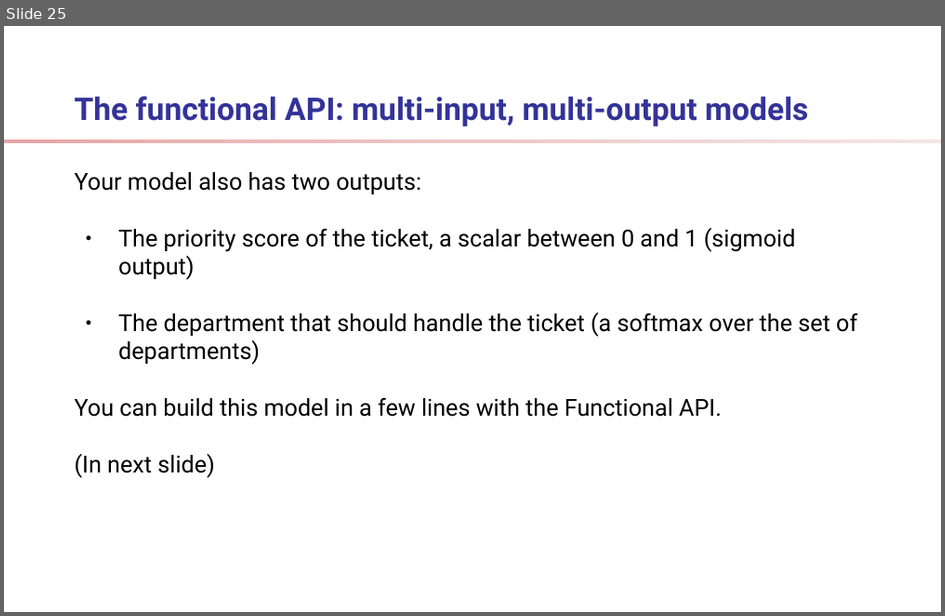
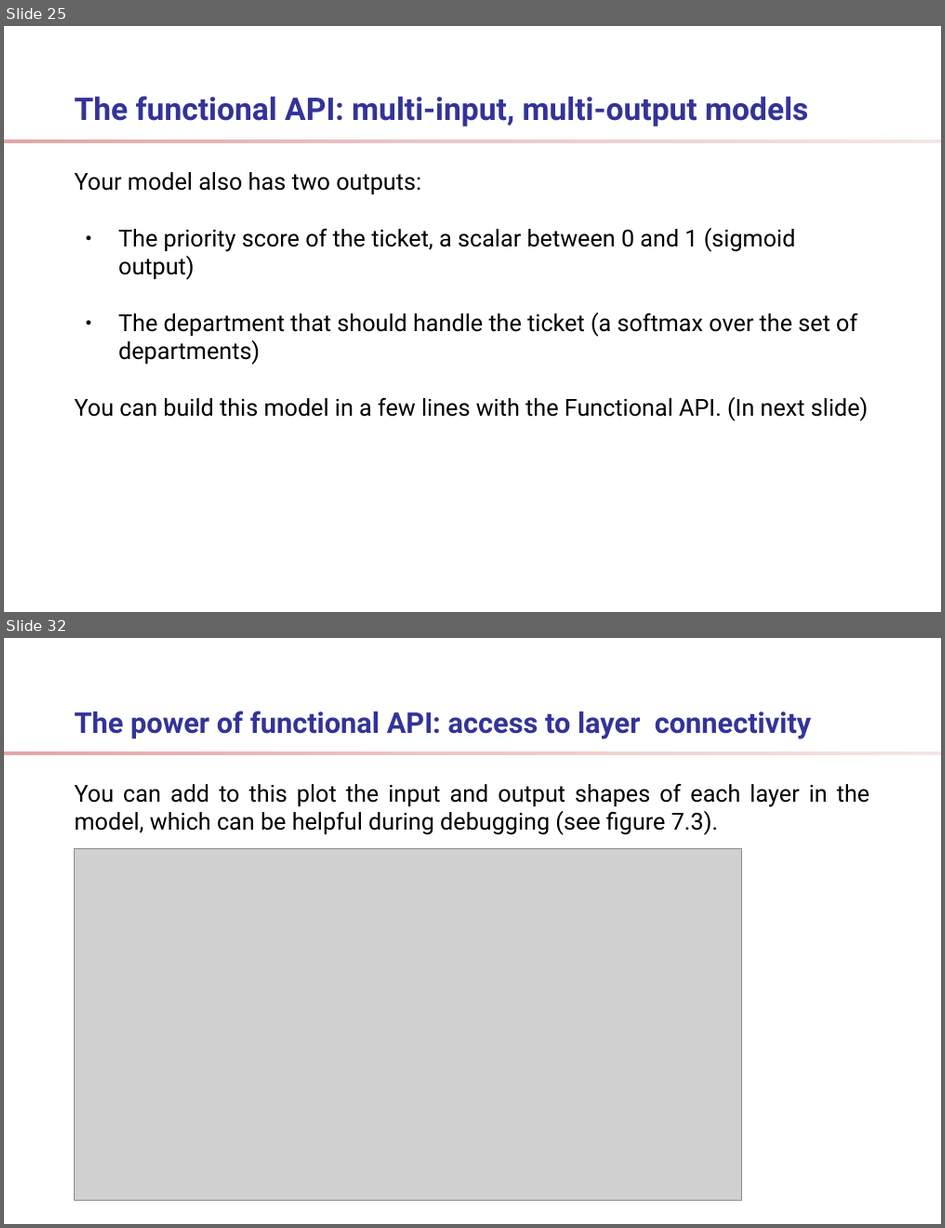
Before and after one commit to ShelpAm/learn-deep-learning, a slide deck: docs/presentation.odp. Shown one above the other, each under a label of ours: slide 25 before the commit, slides 25 and 32 after it; the slides between them are not shown. The pictures are 945x616 and 945x1228 pixels, drawn with LibreOffice and Linux fonts; fonts in the diff are those of the drawing; grey boxes stand for pictures; background and template pictures are left out. Boxes give left, top, right and bottom in pixels: in the first picture for what was removed or moved away, otherwise in the second. Text is boxed around its words. In the diff, an @@ line names an element or a change of style, - is before the commit and + after.

```diff
--- a/docs/presentation.odp
+++ b/docs/presentation.odp
@@ slide 32 added at (x1=4, y1=638, x2=941, y2=1224), background #FFFFFF; not listed: 1 template element that a slide beside it also shows @@
@@ title added at (x1=75, y1=711, x2=812, y2=739), 22 pt, text #333399, bold @@
+The power of functional API: access to layer connectivity
@@ text added at (x1=75, y1=784, x2=870, y2=835), 18 pt, text #000000 @@
+You can add to this plot the input and output shapes of each layer in the model, which can be helpful during debugging (see figure 7.3).
@@ picture added at (x1=75, y1=849, x2=742, y2=1201) @@
@@ slide 25 changed as well @@
@@ text at (x1=75, y1=397, x2=869, y2=421): text changed @@
-You can build this model in a few lines with the Functional API.
-(In next slide)
+You can build this model in a few lines with the Functional API. (In next slide)
```
Also in this commit, not shown: 23 other slides changed, 32 other slides added, 2 slides removed, 29 other files.
